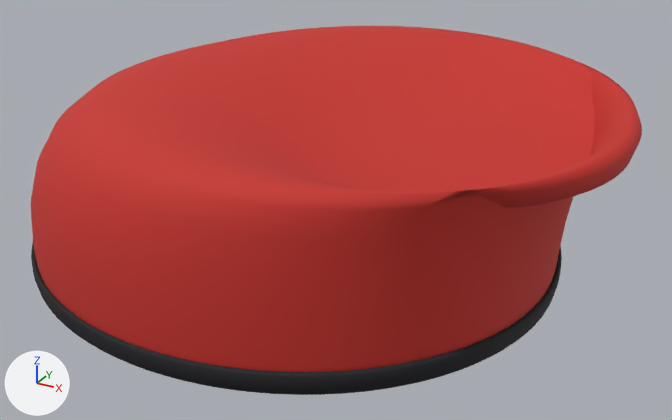
Renders of the glTF model public/arc/fighter/hw_fila.glb from each side of a commit.
Both versions are drawn from a 50 mm camera at (0.738, -1.186, 2.268) aimed at (0.081, 0.008, 1.671). The lights are fixed; the arrows at lower left show +X, +Y and +Z. The picture after the commit comes second. Where no turn or scale is listed for an object, it has been applied to the vertices.

The first picture shows 'hw_fila', 'hw_fila_band'.
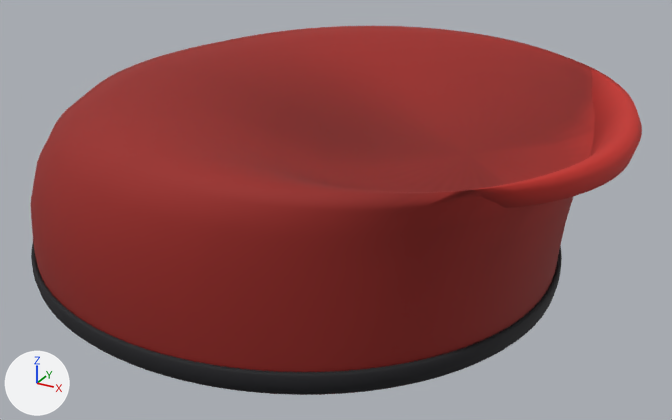
What differs and where, as boxes (x1, y1, x2, y2) in the pictures (672 x 420 px):
```json
{"object": "hw_fila", "change": "recoloured", "before": [31, 26, 620, 372], "after": [31, 26, 620, 372]}
```

The change, as JSON lines over the scene's bpy script:
```json
{"block": "mat_hw1", "where": "n0 = _N.new('ShaderNodeBsdfPrincipled'); n0.name = 'Principled BSDF'"}
{"op": "remove", "block": "mat_hw1", "code": "n0.inputs[0].default_value = (0.57, 0.0301, 0.022, 1.0)  # 'Base Color', red #c73029"}
{"op": "add", "block": "mat_hw1", "code": "n2 = _N.new('ShaderNodeMix'); n2.name = 'Mix'"}
{"op": "add", "block": "mat_hw1", "code": "n2.data_type = 'RGBA'"}
{"op": "add", "block": "mat_hw1", "code": "n2.blend_type = 'MULTIPLY'"}
{"op": "add", "block": "mat_hw1", "code": "n2.inputs[0].default_value = 1.0  # 'Factor'"}
{"op": "add", "block": "mat_hw1", "code": "n2.inputs[7].default_value = (0.57, 0.0301, 0.022, 1.0)  # 'B', red #c73029"}
{"op": "add", "block": "mat_hw1", "code": "n3 = _N.new('ShaderNodeVertexColor'); n3.name = 'Color Attribute'"}
{"op": "add", "block": "mat_hw1", "code": "_L.new(n2.outputs[2], n0.inputs[0])  # 'Result' to 'Base Color'"}
{"op": "add", "block": "mat_hw1", "code": "_L.new(n3.outputs[0], n2.inputs[6])  # 'Color' to 'A'"}
{"block": "me_hw_fila", "where": "me_hw_fila.from_pydata(...)  # 1153 vertices, 2208 faces; spans x -0.482..0.482, y -0.392..0.392, z -0.167..0.167"}
{"block": "me_hw_fila", "where": "# used by ob_hw_fila; location = (0.049, 0.017, 1.729)"}
{"block": "me_hw_fila", "change": "me_hw_fila part 1: vertex colours changed"}
```
